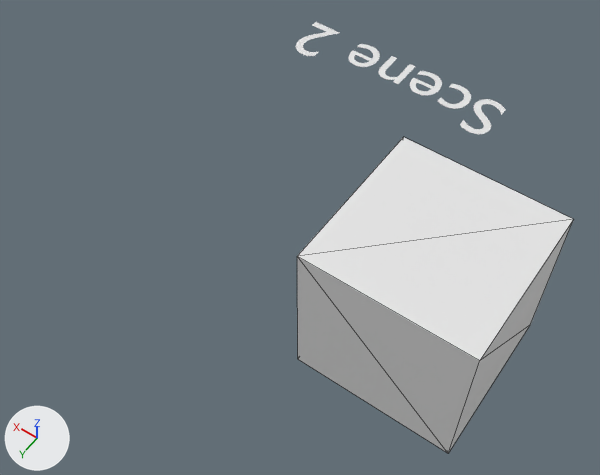
One commit to the glTF model tests/working/scene2.gltf: the scene before it, then after it.
Rendered twice from a camera (50 mm lens) standing at (-2.42, 8.11, 7.51) and looking at (1.34, 2.84, -0.77). The axes (+X, +Y, +Z) are drawn at lower left. The lights are the same throughout. The first picture is the older version. Mesh edges are drawn as thin lines on the coarser meshes. Where no turn or scale is listed for an object, it has been applied to the vertices.

Objects in the first picture: 'Cube', 'some_text'.
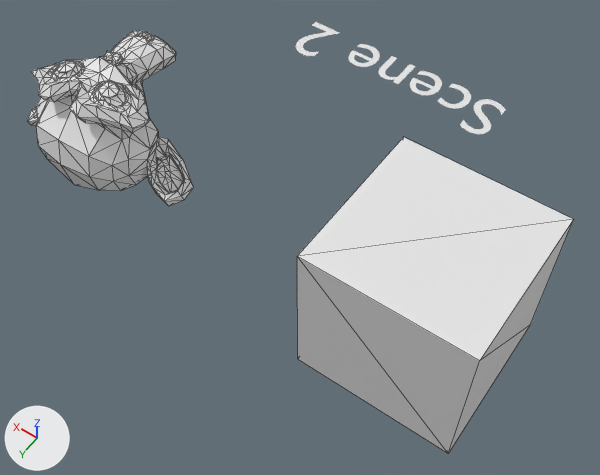
Pixel boxes [x1, y1, x2, y2] of what changed, in the pictures (600 x 475 px):
'Suzanne', added: after [28, 30, 194, 206]

Diff of the bpy script that builds the scene:
```diff
--- a/tests/working/scene2.gltf.py
+++ b/tests/working/scene2.gltf.py
@@ me_suzanne_001 @@
+me_suzanne_001.from_pydata(...)  # 505 vertices, 968 faces; spans x -1.37..1.37, y -0.97..0.98, z -0.86..0.84
@@ ob_suzanne @@
+ob_suzanne = bpy.data.objects.new('Suzanne', me_suzanne_001)
+ob_suzanne.location = (4.14, 3.07, 0.0)
```
